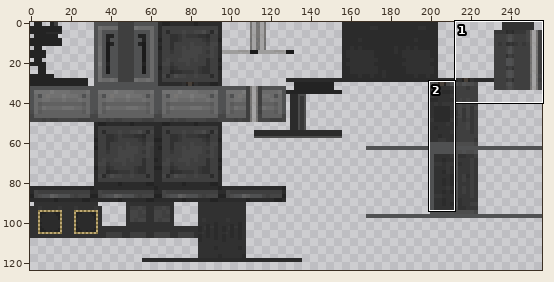
Sprite sheet, stored at src/main/resources/assets/mekanismneutronactivator/render/fission_neutron_activator.png. The picture above shows the old version from afar; the outline marks the close-up.
Close-up. As it was:
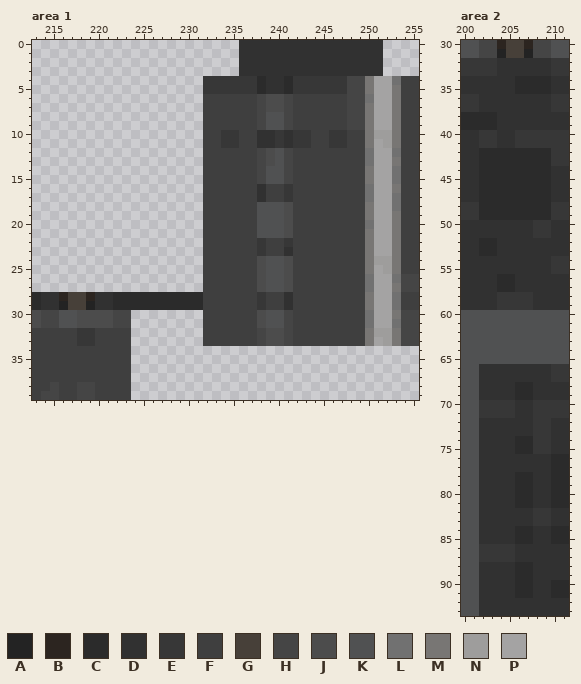
The file is 256x128 pixels. Pixels under 10% opacity are left out. Colours within 5 levels of each other are drawn and written as one. Shown: area 1: x 213..255, y 0..39; area 2: x 200..211, y 30..93. The wide view leaves out empty margins. The commit also changed other parts of the picture, which this record leaves out.
Palette (. is transparent): A #232323  B #2c2520  C #2b2b2b  D #313131  E #373737  F #3f3f3f  G #474039  H #454545  J #4c4c4c  K #505152  L #717171  M #787674  N #9e9d9c  P #a4a3a3
Pixels before, area 1, first column x 213:
 0 .......................DDDDDDDDDDDDDDDD....
 1 .......................DDDDDDDDDDDDDDDD....
 2 .......................DDDDDDDDDDDDDDDD....
 3 .......................DDDDDDDDDDDDDDDD....
 4 ...................EEEEEECDDCEEEEEEHHMPPLFF
 5 ...................EEEEEECDDCEEEEEEHHMPPMFF
 6 ...................FFFFFFHJJHFFFFFFHHLPPMFF
 7 ...................FFFFFFHJJHFFFFFFHHMPPMFF
 8 ...................FFFFFFHKKHFFFFFFHHMPPMFF
 9 ...................FFFFFFHKKHFFFFFFHHMPPMFF
10 ...................FFEEFFDDEDEEFFEEFFMNNMFF
11 ...................FFEEFFDDEDEEFFEEFFMPNMFF
12 ...................FFFFFFHJKHFFFFFFFFLPPLFF
13 ...................FFFFFFHJKHFFFFFFFFLPPMFF
14 ...................FFFFFFHKKHFFFFFFFFMPPLFF
15 ...................FFFFFFHKKHFFFFFFFFMPPLFF
16 ...................FFFFFFDFFEFFFFFFFFLPPMFF
17 ...................FFFFFFDFFEFFFFFFFFLPPLFF
18 ...................FFFFFFKKKJFFFFFFFFMPPLFF
19 ...................FFFFFFKKKJFFFFFFFFMPPMFF
20 ...................FFFFFFKKKJFFFFFFFFLPPMFF
21 ...................FFFFFFKKKJFFFFFFFFMPPMFF
22 ...................FFFFFFEFFEFFFFFFFFMPPMFF
23 ...................FFFFFFEFFDFFFFFFFFMPPMFF
24 ...................FFFFFFJKKJFFFFFFFFMNNMFF
25 ...................FFFFFFJKKJFFFFFFFFMPNMFF
26 ...................FFFFFFJKKJFFFFFFFFLPPLHH
27 ...................FFFFFFJKKJFFFFFFFFLPPMHH
28 CDDBGGBDDCCCCCCCCCCFFFFFFEFFDFFFFFFFFMPPLFF
29 CDDAGGADDCCCCCCCCCCFFFFFFEFFDFFFFFFFFMPPLFF
30 JHHKKJJJJHH........FFFFFFJKKHFFFFFFFFLPPMHH
31 JHHKKJJJJHH........FFFFFFJKKHFFFFFFFFLPPLHH
32 FFFFFEEFFFF........FFFFFFHJJHFFFFFFFFMNNMHH
33 FFFFFEEFFFF........FFFFFFHJJHFFFFFFFFMPNMHH
34 FFFFFFFFFFF................................
35 FFFFFFFFFFF................................
36 FFFFFFFFFFF................................
37 FFFFFFFFFFF................................
38 FFHFFHHFFFF................................
39 FHHFFHHFFFF................................
Pixels before, area 2, first column x 200:
30 KKHHBGGBHHKK
31 KKHHAGGAHHKK
32 EEEEDDDDDDEE
33 EEEEDDDDDDEE
34 DDDDDDCCCCDD
35 DDDDDDCCCCDD
36 EEDDDDDDDDEE
37 EEDDDDDDDDEE
38 CCCCDDDDDDDD
39 CCCCDDDDDDDD
40 DDEEDDEEEEEE
41 DDEEDDEEEEEE
42 DDCCCCCCCCEE
43 DDCCCCCCCCEE
44 DDCCCCCCCCDD
45 DDCCCCCCCCDD
46 DDCCCCCCCCDD
47 DDCCCCCCCCDD
48 EECCCCCCCCEE
49 EECCCCCCCCEE
50 DDDDDDDDEEDD
51 DDDDDDDDEEDD
52 DDCCDDDDDDDD
53 DDCCDDDDDDDD
54 DDDDDDDDDDEE
55 DDDDDDDDDDEE
56 DDDDCCDDDDDD
57 DDDDCCDDDDDD
58 DDDDEEEEDDDD
59 DDDDEEEEDDDD
60 KKKKKKKKKKKK
61 KKKKKKKKKKKK
62 KKKKKKKKKKKK
63 KKKKKKKKKKKK
64 KKKKKKKKKKKK
65 KKKKKKKKKKKK
66 KKDDDDDDDDEE
67 KKDDDDDDDDEE
68 KKDDDDCCDDDD
69 KKDDDDCCDDDD
70 KKEEEEDDEEEE
71 KKEEEEDDEEEE
72 KKDDDDDDEEDD
73 KKDDDDDDEEDD
74 KKDDDDCCEEDD
75 KKDDDDCCEEDD
76 KKDDDDDDDDCC
77 KKDDDDDDDDCC
78 KKDDDDCCDDCC
79 KKDDDDCCDDCC
80 KKDDDDCCDDCC
81 KKDDDDCCDDCC
82 KKDDDDDDEEDD
83 KKDDDDDDEEDD
84 KKDDDDCCDDCC
85 KKDDDDCCDDCC
86 KKEEEEDDDDDD
87 KKEEEEDDDDDD
88 KKDDDDCCDDDD
89 KKDDDDCCDDDD
90 KKDDDDCCDDCC
91 KKDDDDCCDDCC
92 KKDDDDDDDDDD
93 KKDDDDDDDDDD
And afterwards:
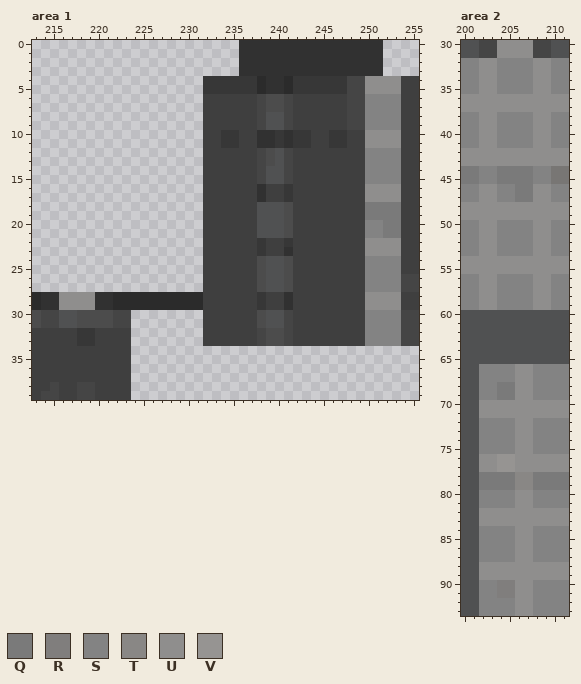
Colours new in this view: Q #7a7a7a  R #807e7d  S #838383  T #898785  U #8f8e8d  V #969492
Changes in this commit:
Changed rows in their new state; - is an unchanged pixel.
Area 1:
first column x 216:
 4 ----------------------------------UUUU
 5 ----------------------------------UUUU
 6 ----------------------------------SSSS
 7 ----------------------------------SSSS
 8 ----------------------------------SSSS
 9 ----------------------------------SSSS
10 ----------------------------------UUUU
11 ----------------------------------UUUU
12 ----------------------------------SSSS
13 ----------------------------------SSSS
14 ----------------------------------SSSS
15 ----------------------------------SSSS
16 ----------------------------------UUUU
17 ----------------------------------UUUU
18 ----------------------------------QQQQ
19 ----------------------------------QQQQ
20 ----------------------------------SSQQ
21 ----------------------------------SSQQ
22 ----------------------------------UUUU
23 ----------------------------------UUUU
24 ----------------------------------SSSS
25 ----------------------------------SSSS
26 ----------------------------------SSSS
27 ----------------------------------SSSS
28 UUUU------------------------------UUUU
29 UUUU------------------------------UUUU
30 ----------------------------------SSSS
31 ----------------------------------SSSS
32 ----------------------------------SSSS
33 ----------------------------------SSSS
Area 2:
first column x 200:
30 ----UUUU----
31 ----UUUU----
32 SSUUSSSSUUSS
33 SSUUSSSSUUSS
34 SSUUSSSSUUSS
35 SSUUSSSSUUSS
36 UUUUUUUUUUUU
37 UUUUUUUUUUUU
38 SSUUSSSSUUSS
39 SSUUSSSSUUSS
40 SSUUSSSSUUSS
41 SSUUSSSSUUSS
42 UUUUUUUUUUUU
43 UUUUUUUUUUUU
44 QQSSQQQQSSMM
45 QQSSQQQQSSMM
46 SSUUSSQQUUSS
47 SSUUSSQQUUSS
48 UUUUUUUUUUUU
49 UUUUUUUUUUUU
50 SSUUSSSSUUSS
51 SSUUSSSSUUSS
52 SSUUSSSSUUSS
53 SSUUSSSSUUSS
54 UUUUUUUUUUUU
55 UUUUUUUUUUUU
56 SSUUSSSSUUSS
57 SSUUSSSSUUSS
58 SSUUSSSSUUSS
59 SSUUSSSSUUSS
first column x 202:
66 SSSSUUSSSS
67 SSSSUUSSSS
68 SSQQUUSSSS
69 SSQQUUSSSS
70 UUUUUUUUUU
71 UUUUUUUUUU
72 SSSSUUSSSS
73 SSSSUUSSSS
74 SSSSUUSSSS
75 SSSSUUSSSS
76 UUVVUUUUUU
77 UUVVUUUUUU
78 QQQQTTQQQQ
79 QQQQTTQQQQ
80 SSSSUUSSSS
81 SSSSUUSSSS
82 UUUUUUUUUU
83 UUUUUUUUUU
84 SSSSUUSSSS
85 SSSSUUSSSS
86 SSSSUUSSSS
87 SSSSUUSSSS
88 UUUUUUUUUU
89 UUUUUUUUUU
90 SSRRUUSSSS
91 SSRRUUSSSS
92 SSSSUUSSSS
93 SSSSUUSSSS
